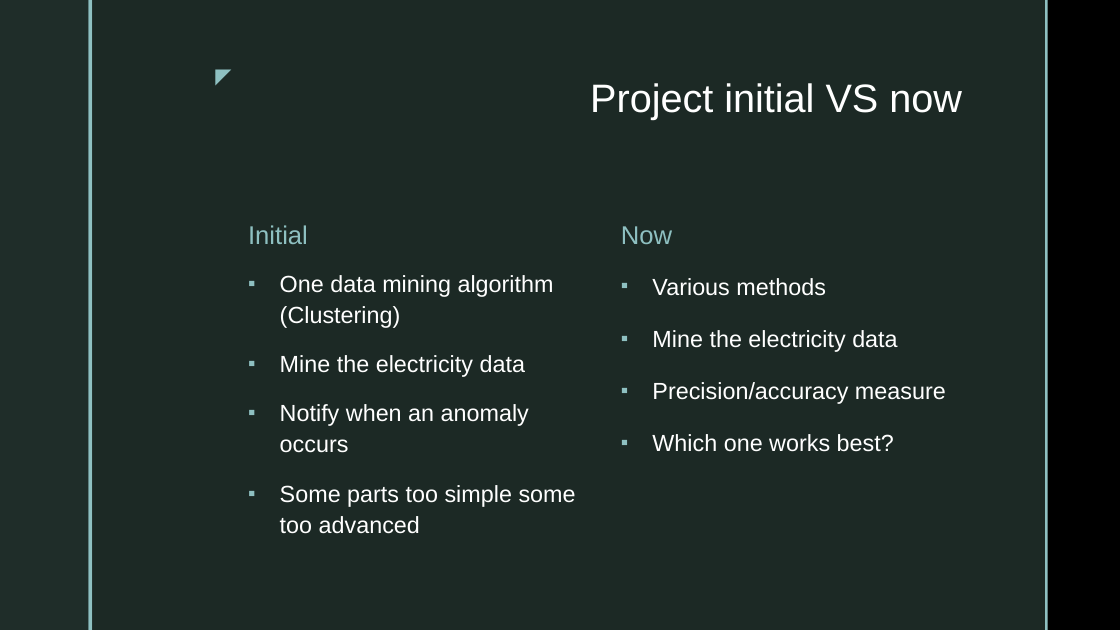
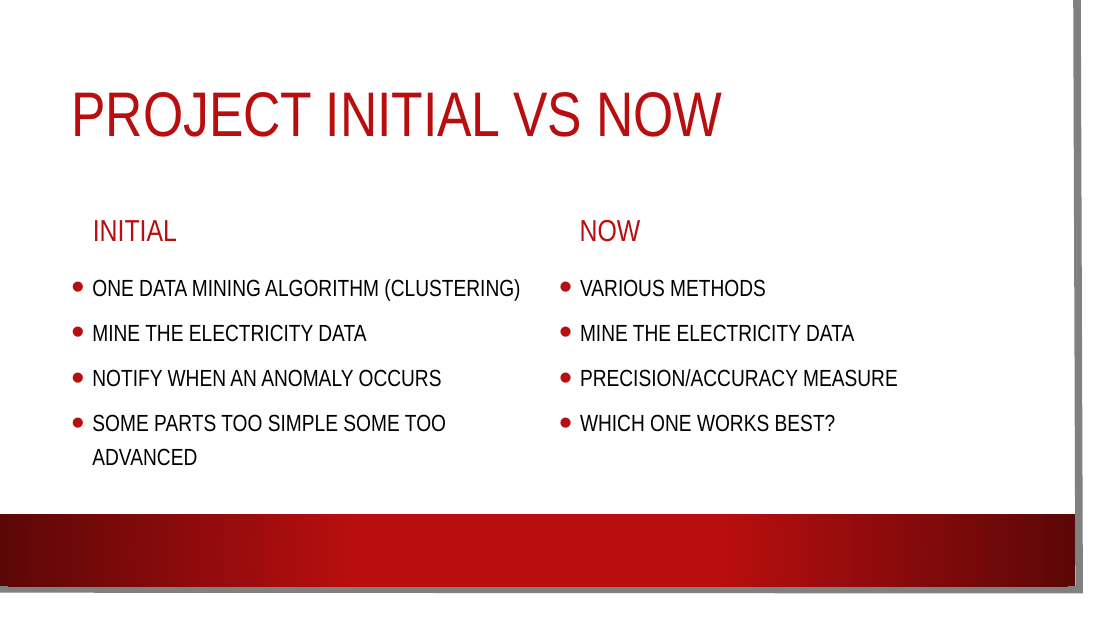
Before and after one commit to Shahzeb21/Dissertation, a slide deck: slide 6 of Research/Previous/EndOfTermPresentation.pptx. Drawn at 1120x630 pixels with LibreOffice and Linux fonts; fonts in the diff are those of the drawing; background and template pictures are left out. Boxes give left, top, right and bottom in pixels: in the first picture for what was removed or moved away, otherwise in the second. Text is boxed around its words. In the diff, an @@ line names an element or a change of style, - is before the commit and + after.

```diff
--- a/Research/Previous/EndOfTermPresentation.pptx
+++ b/Research/Previous/EndOfTermPresentation.pptx
@@ rectangle: place and size @@
-rectangle at bbox=[92, 0, 1045, 630]
+rectangle at bbox=[0, 0, 1101, 611]
@@ rectangle at bbox=[0, 0, 1101, 611]: fill #1F2D29 at 92% opacity to #FFFFFF; shadow on @@
@@ rectangle removed at bbox=[0, 0, 88, 630] @@
@@ freeform shape added at bbox=[0, 0, 1080, 590], outline #808080 6.5 pt @@
@@ rectangle removed at bbox=[88, 0, 92, 630] @@
@@ rectangle removed at bbox=[1045, 0, 1048, 630] @@
@@ text removed at bbox=[202, 59, 239, 92] @@
-◤
@@ title "PROJECT INITIAL VS NOW" at bbox=[71, 92, 722, 137]: vertical alignment top to middle @@
@@ title at bbox=[71, 92, 722, 137]: text changed; size 34 to 54 pt; font Arial to Arial Narrow; text colour #FFFFFF to #B80E0F @@
-Project initial VS now
+PROJECT INITIAL VS NOW
@@ text at bbox=[93, 220, 177, 241]: text changed; size 22 to 26 pt; font Arial to Arial Narrow; text colour #8EC0C1 to #B80E0F @@
-Initial
+INITIAL
@@ text at bbox=[580, 220, 641, 242]: text changed; size 22 to 26 pt; font Arial to Arial Narrow; text colour #8EC0C1 to #B80E0F @@
-Now
+NOW
@@ text at bbox=[92, 279, 520, 466]: text changed; font Arial to Arial Narrow; text colour #FFFFFF to #000000 @@
-▪ One data mining algorithm (Clustering)
-▪ Mine the electricity data
-▪ Notify when an anomaly occurs
-▪ Some parts too simple some too advanced
+• ONE DATA MINING ALGORITHM (CLUSTERING)
+• MINE THE ELECTRICITY DATA
+• NOTIFY WHEN AN ANOMALY OCCURS
+• SOME PARTS TOO SIMPLE SOME TOO ADVANCED
@@ text at bbox=[580, 279, 898, 432]: text changed; font Arial to Arial Narrow; text colour #FFFFFF to #000000 @@
-▪ Various methods
-▪ Mine the electricity data
-▪ Precision/accuracy measure
-▪ Which one works best?
+• VARIOUS METHODS
+• MINE THE ELECTRICITY DATA
+• PRECISION/ACCURACY MEASURE
+• WHICH ONE WORKS BEST?
@@ rectangle added at bbox=[0, 514, 1075, 586], fill gradient #B80E0F to #5C0707 @@
```
Also in this commit, not shown: 10 other slides changed, 7 other files.
